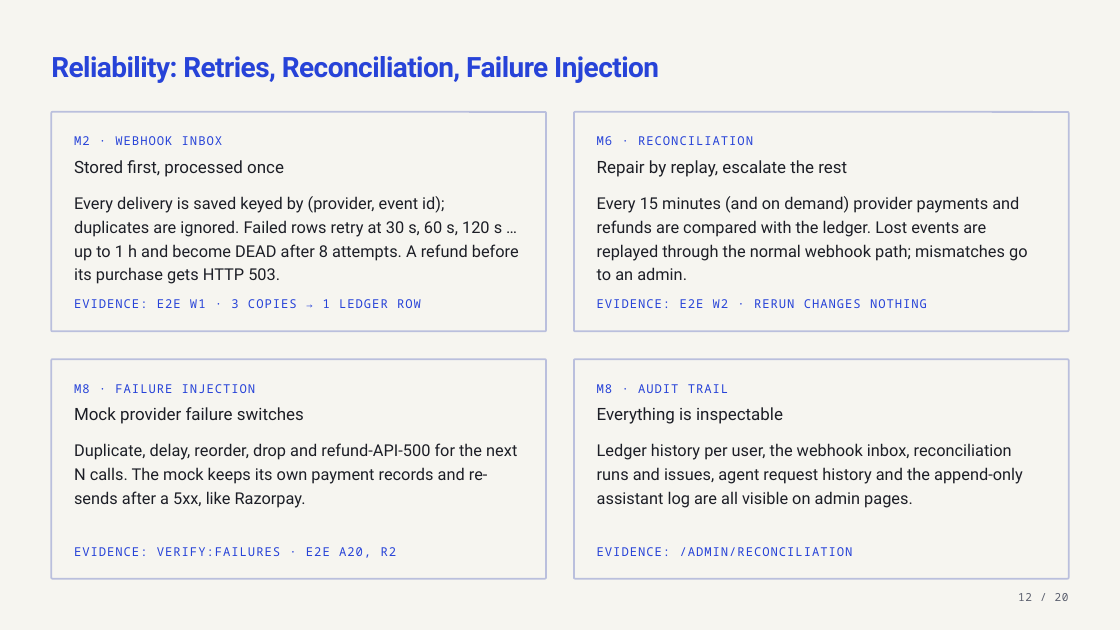
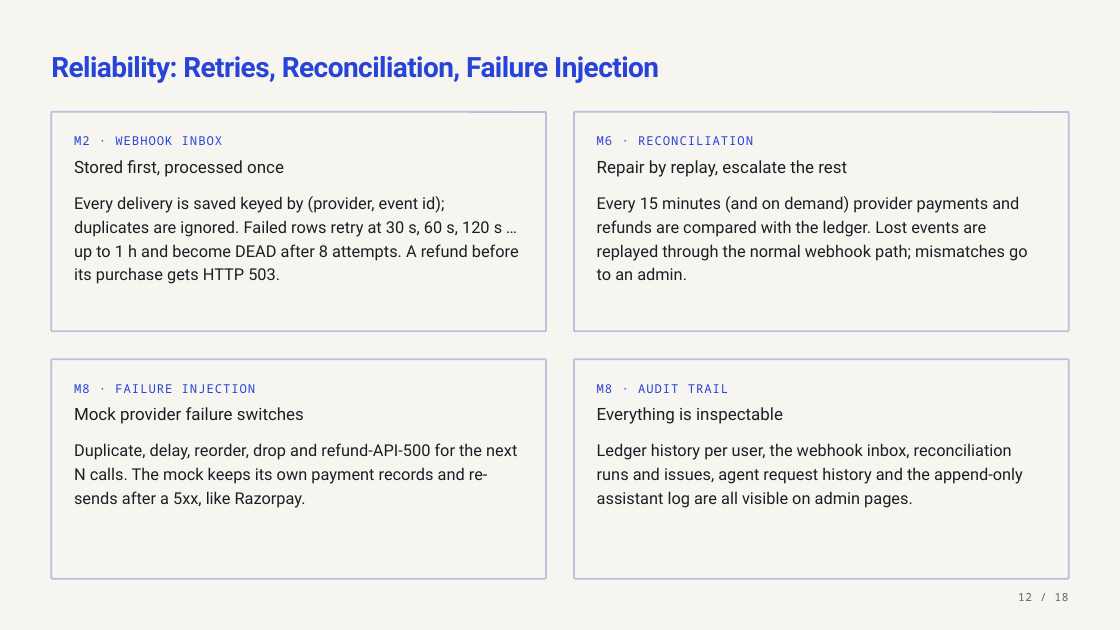
Before and after one commit to ANKITHDEEGOJU/proj-pic, a slide deck: slide 12 of docs/Final_Presentation.pptx. Drawn at 1120x630 pixels with LibreOffice and Linux fonts; fonts in the diff are those of the drawing. Boxes give left, top, right and bottom in pixels: in the first picture for what was removed or moved away, otherwise in the second. Text is boxed around its words. In the diff, an @@ line names an element or a change of style, - is before the commit and + after.

```diff
--- a/docs/Final_Presentation.pptx
+++ b/docs/Final_Presentation.pptx
@@ text removed at (74,299,421,308) @@
-EVIDENCE: E2E W1 · 3 COPIES → 1 LEDGER ROW
@@ text removed at (597,299,927,308) @@
-EVIDENCE: E2E W2 · RERUN CHANGES NOTHING
@@ text removed at (74,547,397,558) @@
-EVIDENCE: VERIFY:FAILURES · E2E A20, R2
@@ text removed at (597,547,853,556) @@
-EVIDENCE: /ADMIN/RECONCILIATION
@@ text at (1018,593,1069,601): text changed @@
-12 / 20
+12 / 18
```
Also in this commit, not shown: 15 other slides changed, 2 slides removed, 33 other files.
